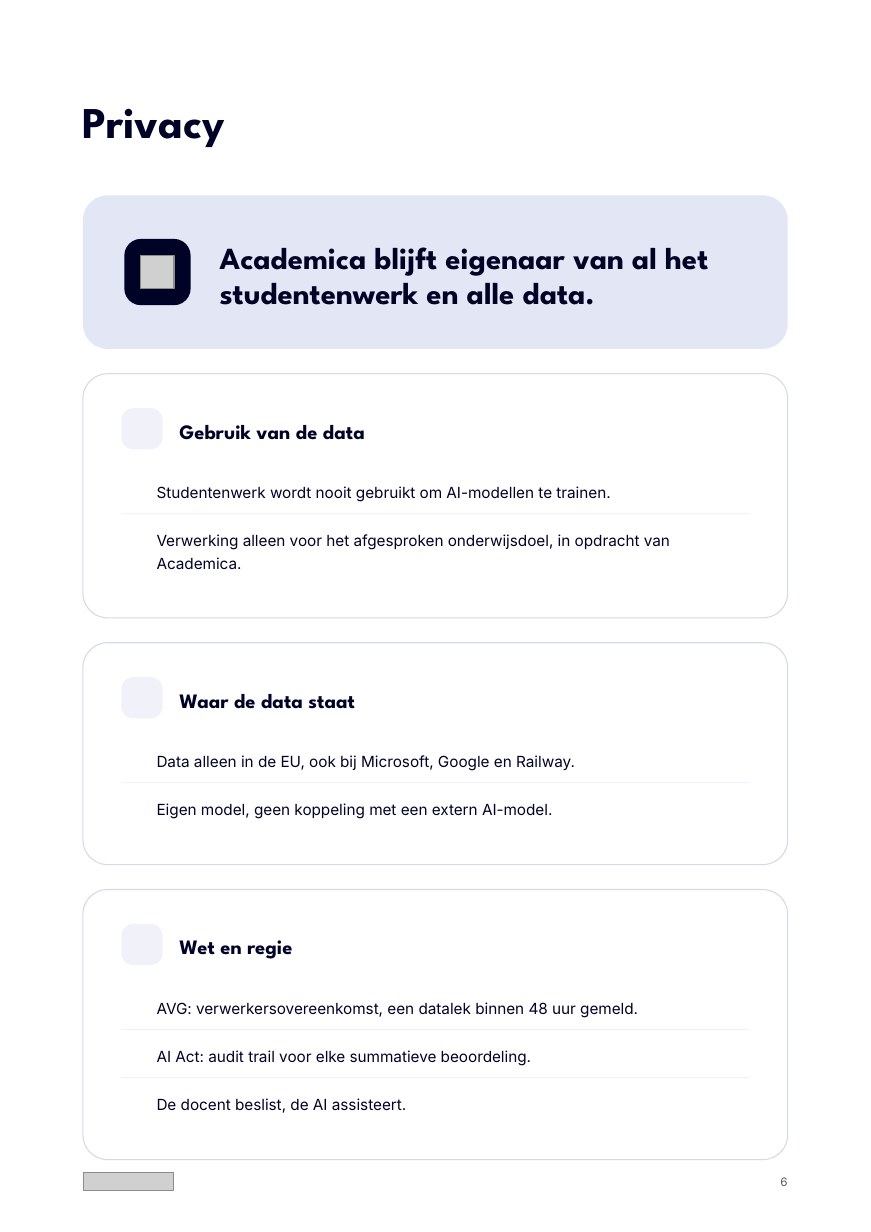
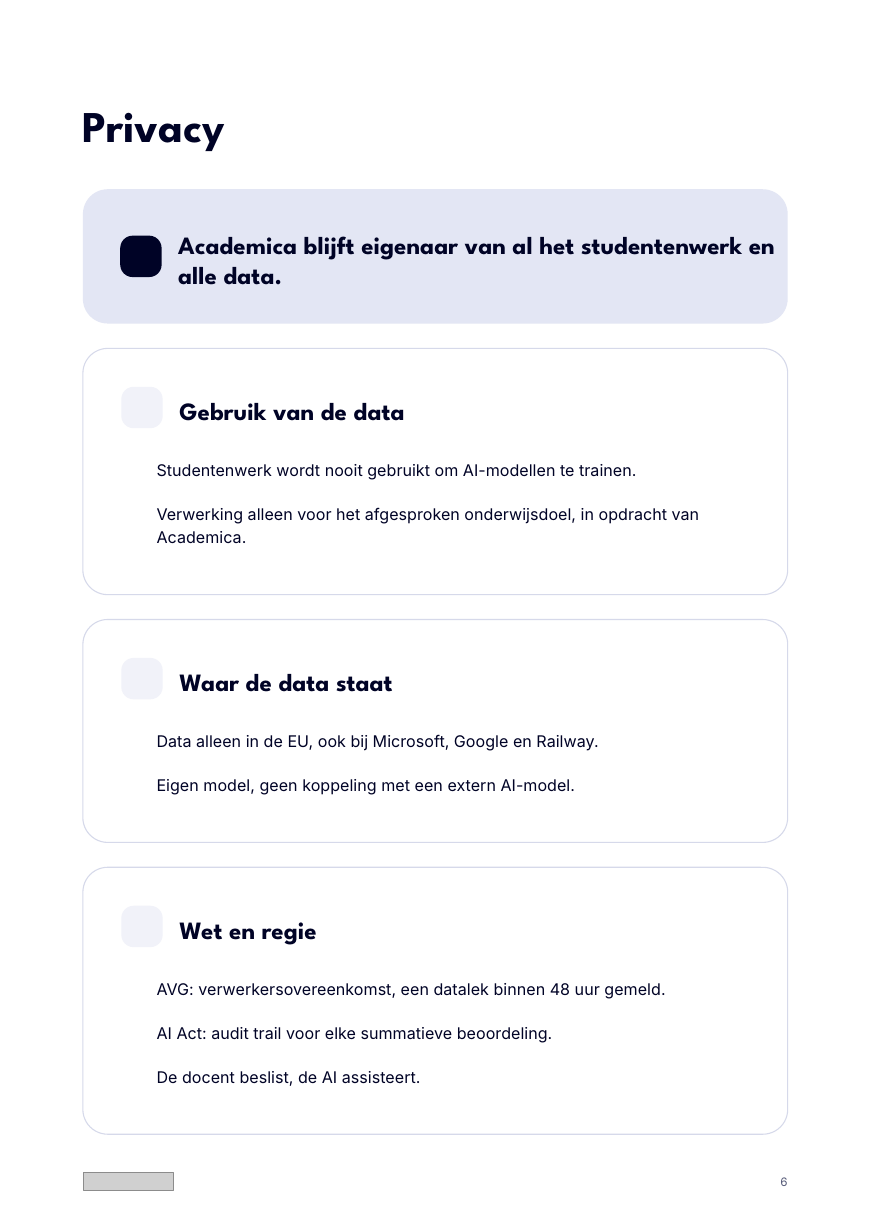
Before and after one commit to Dante-Eduface/Claude, a slide deck: slide 6 of Design/Concepts/document/eduface-document-bewerkbaar.pptx. Drawn at 871x1232 pixels with LibreOffice and Linux fonts; fonts in the diff are those of the drawing; grey boxes stand for pictures; background and template pictures are left out. Boxes give left, top, right and bottom in pixels: in the first picture for what was removed or moved away, otherwise in the second. Text is boxed around its words. In the diff, an @@ line names an element or a change of style, - is before the commit and + after.

```diff
--- a/Design/Concepts/document/eduface-document-bewerkbaar.pptx
+++ b/Design/Concepts/document/eduface-document-bewerkbaar.pptx
@@ text "Privacy" at bbox=[83, 112, 225, 151]: line spacing 31.5pt to 33pt @@
@@ rounded rectangle: place and size @@
-rounded rectangle at bbox=[83, 195, 788, 349]
+rounded rectangle at bbox=[83, 190, 788, 324]
@@ proportions changed in 4 elements at bbox=[83, 190, 788, 324], bbox=[83, 868, 788, 1134], bbox=[83, 349, 788, 595], bbox=[120, 236, 161, 277] @@
@@ rounded rectangle: place and size @@
-rounded rectangle at bbox=[124, 239, 191, 305]
+rounded rectangle at bbox=[120, 236, 161, 277]
@@ text "Academica blijft eigenaar van al ...": place and size @@
-text "Academica blijft eigenaar van al ..." at bbox=[220, 247, 708, 305]
+text "Academica blijft eigenaar van al ..." at bbox=[178, 236, 775, 285]
@@ text "Academica blijft eigenaar van al ..." at bbox=[178, 236, 775, 285]: size 21 to 17 pt; line spacing 24.1pt to 20.4pt @@
@@ picture removed at bbox=[141, 256, 174, 289] @@
@@ rounded rectangle: place and size @@
-rounded rectangle at bbox=[83, 374, 788, 618]
+rounded rectangle at bbox=[83, 349, 788, 595]
@@ size 14 to 17 pt; line spacing 16.8pt to 20.4pt in 3 elements at bbox=[179, 922, 317, 945], bbox=[179, 674, 393, 692], bbox=[179, 403, 405, 421] @@
@@ text "Gebruik van de data": place and size @@
-text "Gebruik van de data" at bbox=[179, 425, 365, 440]
+text "Gebruik van de data" at bbox=[179, 403, 405, 421]
@@ size 10.5 to 11 pt; line spacing 15.2pt to 15.9pt in 7 elements at bbox=[157, 734, 598, 751], bbox=[157, 1071, 421, 1086], bbox=[157, 983, 665, 999], bbox=[157, 507, 700, 543], bbox=[157, 1027, 553, 1043], bbox=[157, 779, 575, 795], bbox=[157, 464, 636, 480] @@
@@ text "Studentenwerk wordt nooit gebruikt om ...": place and size @@
-text "Studentenwerk wordt nooit gebruikt om ..." at bbox=[157, 486, 610, 502]
+text "Studentenwerk wordt nooit gebruikt om ..." at bbox=[157, 464, 636, 480]
@@ text "Verwerking alleen voor het afgesproken ...": place and size @@
-text "Verwerking alleen voor het afgesproken ..." at bbox=[157, 534, 670, 569]
+text "Verwerking alleen voor het afgesproken ..." at bbox=[157, 507, 700, 543]
@@ rectangle removed at bbox=[121, 513, 749, 514] @@
@@ rounded rectangle: place and size @@
-rounded rectangle at bbox=[83, 642, 788, 865]
+rounded rectangle at bbox=[83, 619, 788, 843]
@@ text "Waar de data staat": place and size @@
-text "Waar de data staat" at bbox=[179, 694, 355, 709]
+text "Waar de data staat" at bbox=[179, 674, 393, 692]
@@ text "Data alleen in de EU, ...": place and size @@
-text "Data alleen in de EU, ..." at bbox=[157, 755, 575, 771]
+text "Data alleen in de EU, ..." at bbox=[157, 734, 598, 751]
@@ text "Eigen model, geen koppeling met ...": place and size @@
-text "Eigen model, geen koppeling met ..." at bbox=[157, 803, 552, 819]
+text "Eigen model, geen koppeling met ..." at bbox=[157, 779, 575, 795]
@@ rectangle removed at bbox=[121, 783, 749, 784] @@
@@ rounded rectangle: place and size @@
-rounded rectangle at bbox=[83, 890, 788, 1160]
+rounded rectangle at bbox=[83, 868, 788, 1134]
@@ text "Wet en regie": place and size @@
-text "Wet en regie" at bbox=[179, 940, 292, 959]
+text "Wet en regie" at bbox=[179, 922, 317, 945]
@@ text "AVG: verwerkersovereenkomst, een datalek binnen ...": place and size @@
-text "AVG: verwerkersovereenkomst, een datalek binnen ..." at bbox=[157, 1002, 638, 1018]
+text "AVG: verwerkersovereenkomst, een datalek binnen ..." at bbox=[157, 983, 665, 999]
@@ rectangle removed at bbox=[121, 1029, 749, 1030] @@
@@ text "AI Act: audit trail voor ...": place and size @@
-text "AI Act: audit trail voor ..." at bbox=[157, 1050, 531, 1066]
+text "AI Act: audit trail voor ..." at bbox=[157, 1027, 553, 1043]
@@ rectangle removed at bbox=[121, 1077, 749, 1078] @@
@@ text "De docent beslist, de AI ...": place and size @@
-text "De docent beslist, de AI ..." at bbox=[157, 1098, 406, 1113]
+text "De docent beslist, de AI ..." at bbox=[157, 1071, 421, 1086]
```
Also in this commit, not shown: 5 other slides changed, 30 other files.
